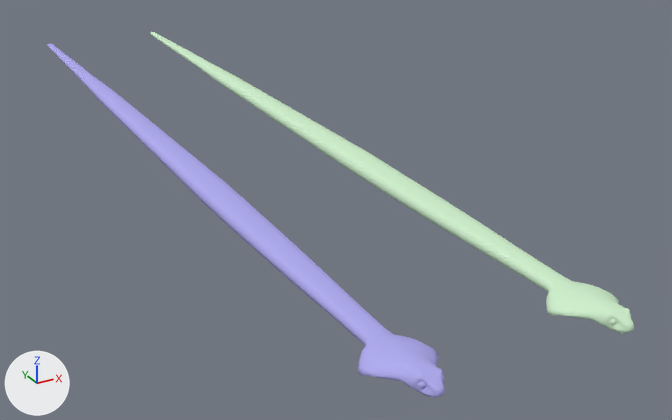
The Blender file level_data/space_ship/snake_v4_.blend: old version first, new version second.
Rendered twice from a 50 mm camera at (-3.02, -2.64, 2.26) aimed at (0.03, 2.91, -0.52). The lights are fixed; the arrows at lower left show +X, +Y and +Z.

The older version as bpy lines, for what is in view:
```python
me_sphere_001 = bpy.data.meshes.new('Sphere.001')
me_sphere_001.from_pydata(...)  # 4397 vertices, 4314 faces; spans x -0.19..0.19, y 0.0..6.95, z -0.08..0.06
me_sphere_001.polygons.foreach_set('use_smooth', [True] * 4314)
me_sphere_001.materials.append(mat_skin)  # its picture is missing
me_sphere_002 = bpy.data.meshes.new('Sphere.002')
me_sphere_002.from_pydata(...)  # 4397 vertices, 4314 faces; spans x -0.19..0.19, y 0.0..6.95, z -0.08..0.06
me_sphere_002.polygons.foreach_set('use_smooth', [True] * 4314)
me_sphere_002.materials.append(mat_phtn)
ob_sphere_001 = bpy.data.objects.new('Sphere.001', me_sphere_001)
ob_sphere_001.location = (0.0, 0.0, 0.0)
ob_sphere_002 = bpy.data.objects.new('Sphere.002', me_sphere_002)
ob_sphere_002.location = (-1.075, 0.0, 0.0)
```
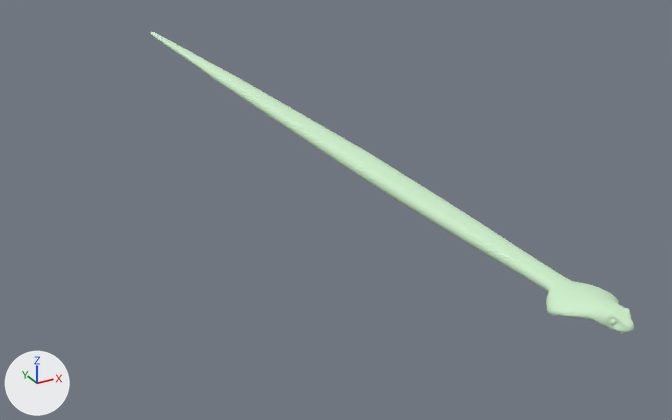
What changed in the scene script:
```text
Change ob_sphere_002:
    add ob_sphere_002.hide_set(True)
```

Where the change shows, as pixel boxes (x1, y1, x2, y2) in the pictures (672 x 420 px):
'Sphere.002', hidden
    before: (47, 44, 445, 398)
